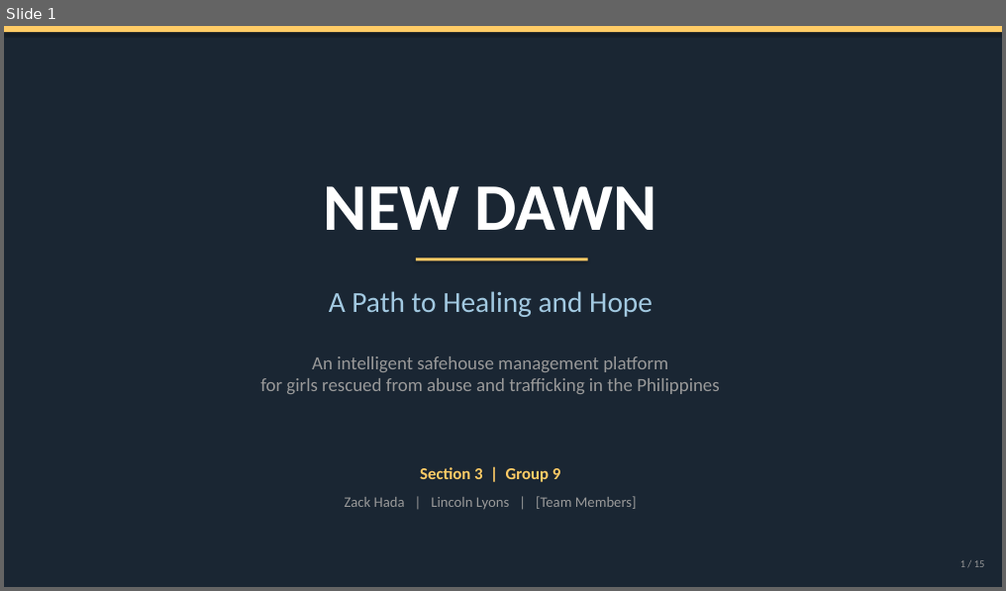
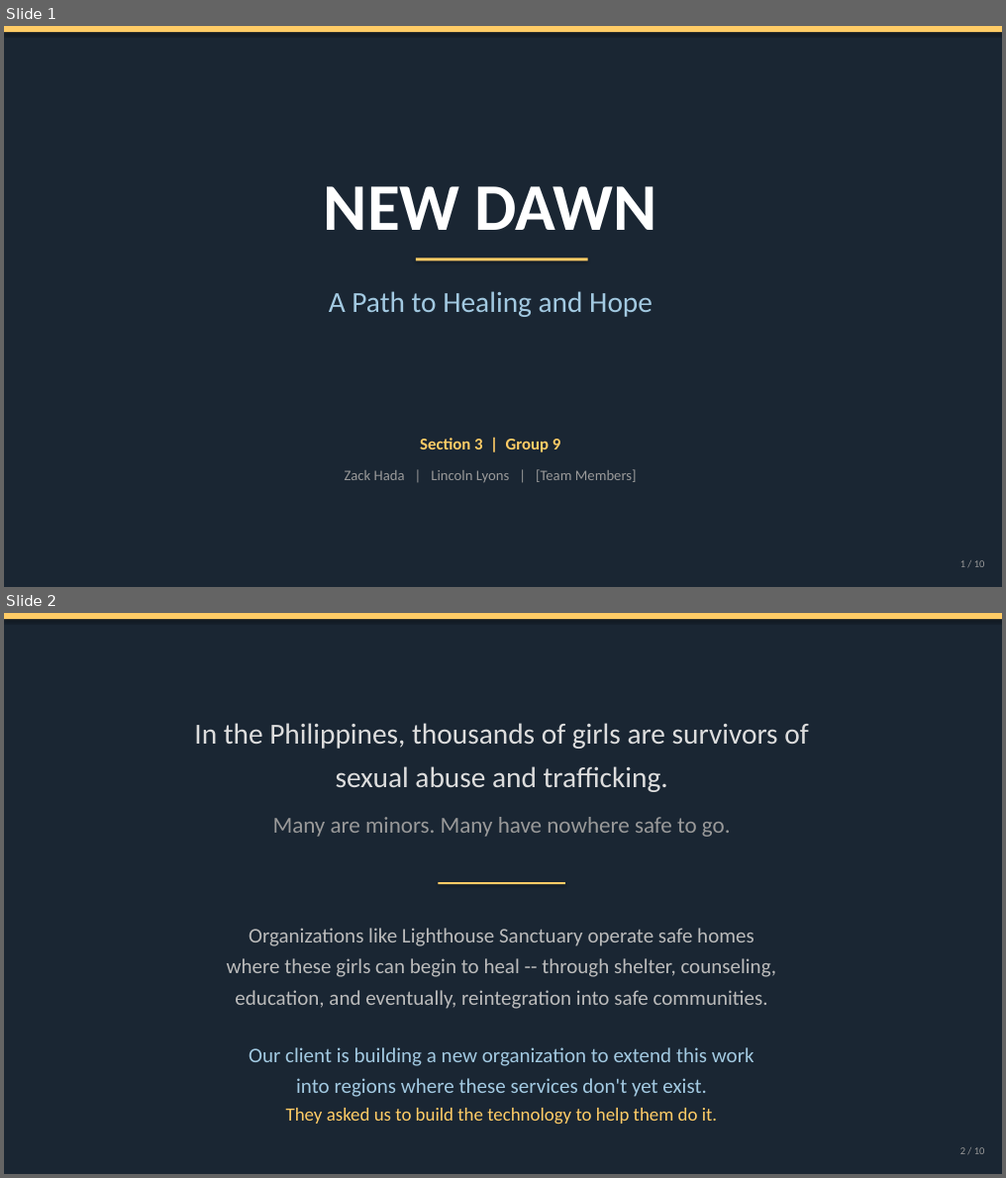
Before and after one commit to linklyns/New-Dawn, a slide deck: presentation/New_Dawn_Presentation.pptx. Shown one above the other, each under a label of ours: slide 1 before the commit, slides 1 and 2 after it. The pictures are 1006x591 and 1006x1178 pixels, drawn with LibreOffice and Linux fonts; fonts in the diff are those of the drawing. Boxes give left, top, right and bottom in pixels: in the first picture for what was removed or moved away, otherwise in the second. Text is boxed around its words. In the diff, an @@ line names an element or a change of style, - is before the commit and + after.

```diff
--- a/presentation/New_Dawn_Presentation.pptx
+++ b/presentation/New_Dawn_Presentation.pptx
@@ slide 2 added at box(4, 613, 1002, 1174), background #1A2633 @@
@@ rectangle added at box(4, 613, 1002, 619), fill #FFCC66 @@
@@ text added at box(194, 723, 808, 792), 28 pt, text #DDDDDD @@
+In the Philippines, thousands of girls are survivors of
+sexual abuse and trafficking.
@@ text added at box(273, 817, 731, 837), 22 pt, text #999999 @@
+Many are minors. Many have nowhere safe to go.
@@ rectangle added at box(439, 882, 565, 884), fill #FFCC66 @@
@@ text added at box(227, 928, 777, 1009), 20 pt, text #BBBBBB @@
+Organizations like Lighthouse Sanctuary operate safe homes
+where these girls can begin to heal -- through shelter, counseling,
+education, and eventually, reintegration into safe communities.
@@ text added at box(249, 1048, 754, 1097), 20 pt, text #A2C9E1 @@
+Our client is building a new organization to extend this work
+into regions where these services don't yet exist.
@@ text added at box(286, 1108, 717, 1125), 18 pt, text #FFCC66 @@
+They asked us to build the technology to help them do it.
@@ text added at box(960, 1148, 985, 1155), 10 pt, text #999999 @@
+2 / 10
@@ slide 1 changed as well @@
@@ text removed at box(260, 357, 719, 394) @@
-An intelligent safehouse management platform
-for girls rescued from abuse and trafficking in the Philippines
@@ text "Section 3 | Group 9": place and size @@
-text "Section 3 | Group 9" at box(420, 468, 560, 482)
+text "Section 3 | Group 9" at box(420, 438, 560, 453)
@@ text "Zack Hada | Lincoln Lyons ...": place and size @@
-text "Zack Hada | Lincoln Lyons ..." at box(345, 496, 637, 509)
+text "Zack Hada | Lincoln Lyons ..." at box(345, 470, 637, 482)
```
Also in this commit, not shown: 6 other slides changed, 2 other slides added, 8 slides removed, 1 other file.
